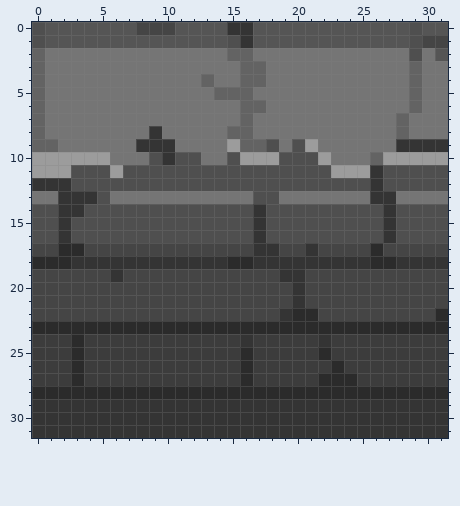
Pixel-art sprite -- New Unity Project/Assets/textures/Каменная стена.png. Above: the version before the commit.
The file is 32x32 pixels. Colours within 5 levels of each other are drawn and written as one.
New version:
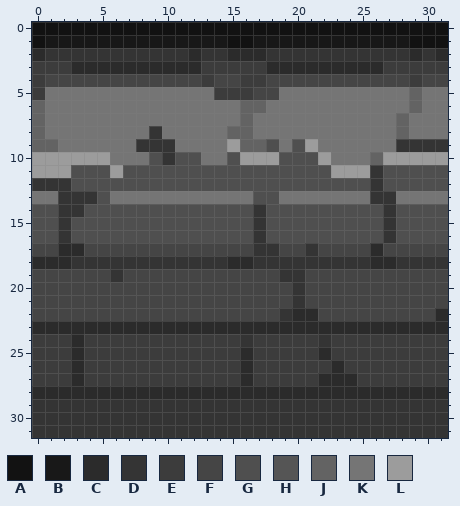
Palette (. is transparent): A #121212  B #181818  C #2b2b2b  D #343434  E #3c3c3c  F #454545  G #4f4f4f  H #555555  J #636363  K #757575  L #9c9c9c
Commit message: новая стена получается
Change:
@@ x 0..31 @@
- 0 GHHHHHHHFFFHHHHDDHHHHHHHHHHHHGHH
- 1 GHHHHHHHHHHHHHHGDHHHHHHHHHHHHGFF
- 2 JKKKKKKKKKKKKKKJJKKKKKKKKKKKKGKH
- 3 JKKKKKKKKKKKKKKKJJKKKKKKKKKKKJKK
- 4 JKKKKKKKKKKKKJKKJJKKKKKKKKKKKJKK
- 5 JKKKKKKKKKKKKKJJJKKKKKKKKKKKKJKK
+ 0 AAAAAAAAAAAAAAAAAAAAAAAAAAAAAAAA
+ 1 ABBBBBBBBBBBBBBAABBBBBBBBBBBBAAA
+ 2 CDDDDDDDDDDDCDDCCCDDDDDDDDDDDCDC
+ 3 EEECCCCCCCCCCEEEEECCCCCCCCCEEEEE
+ 4 EFFFFFFFFFFFFEFFEEFFFFFFFFFFFEFF
+ 5 EKKKKKKKKKKKKKEEEFFKKKKKKKKKKJKK
  6 JKKKKKKKKKKKKKKKJJKKKKKKKKKKKJKK
Pixel boxes of the changes (left, top, right, bottom) in both pictures:
changed: (32, 22, 448, 100)
